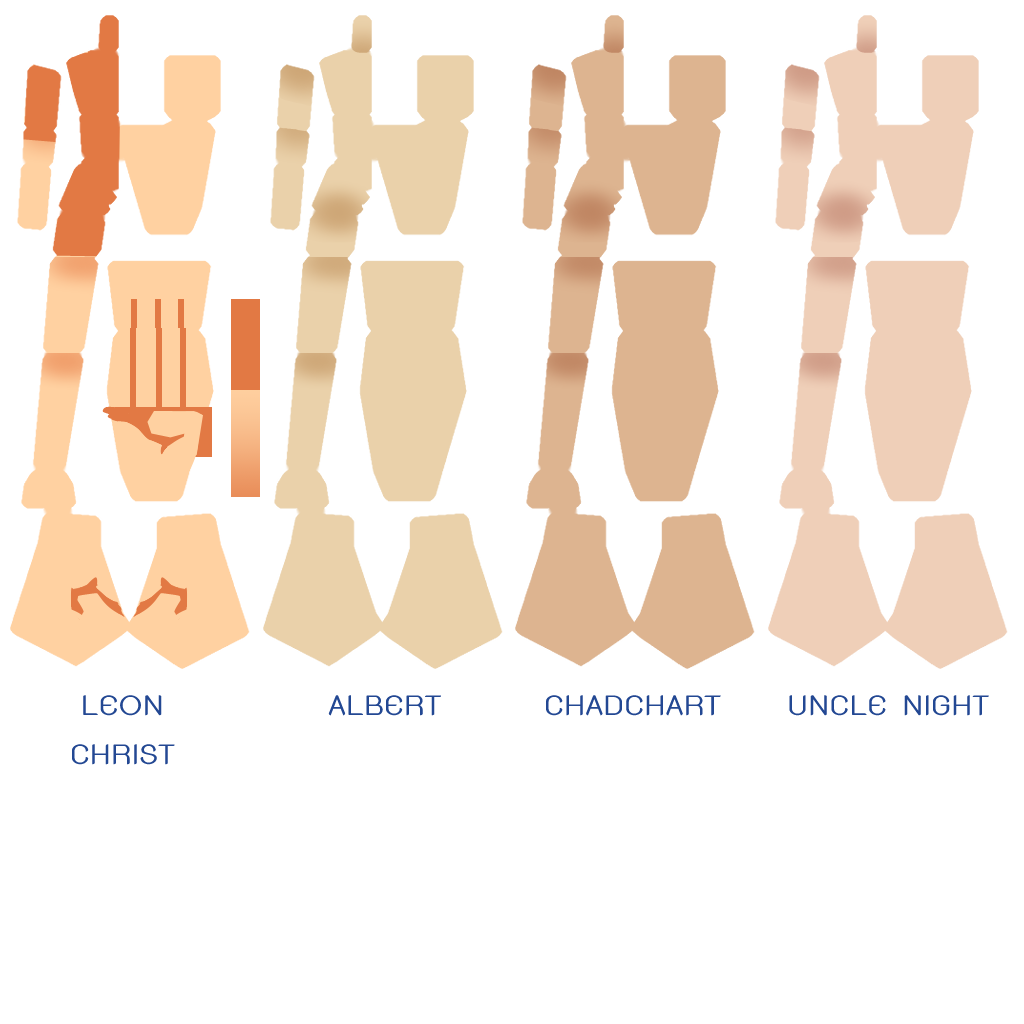
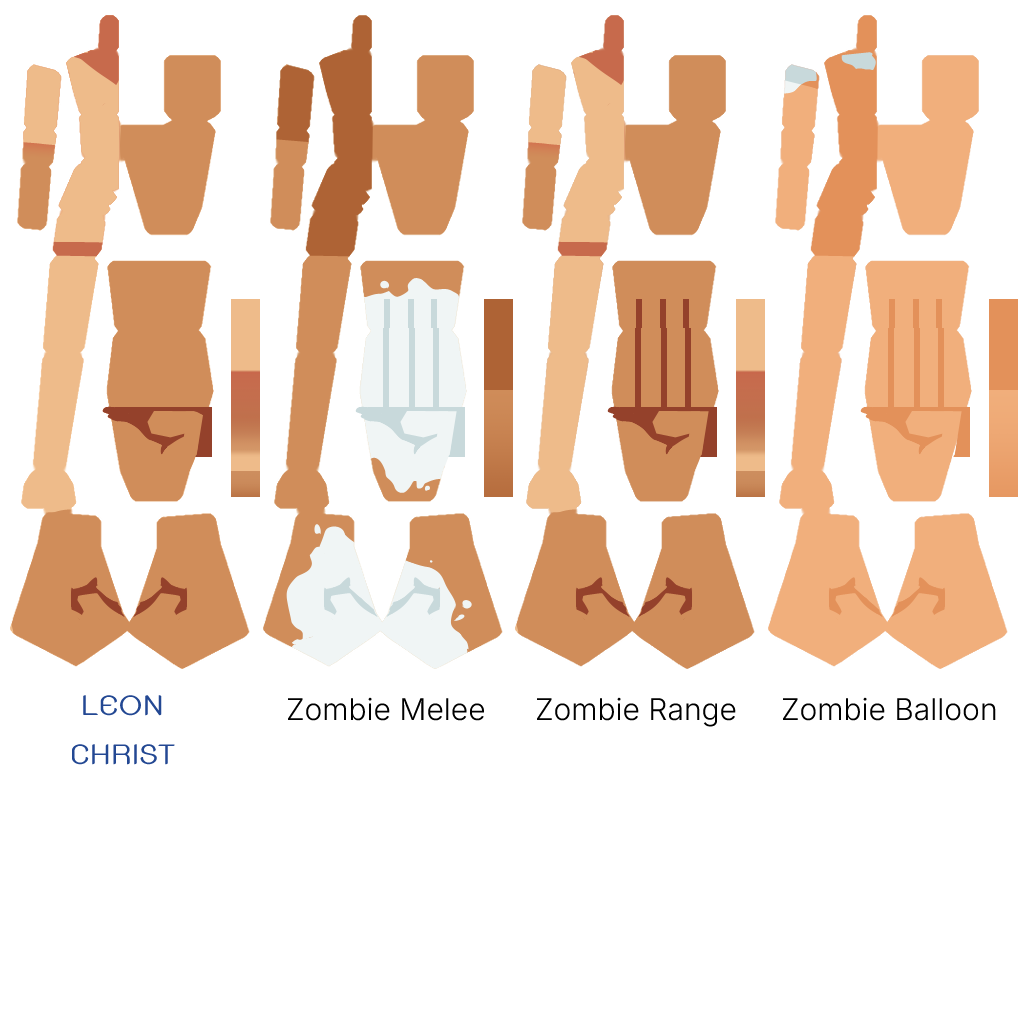
Layered file, before and after one edit (1024 × 1024). Changes by layer:
showed group "Folder 1" (2 layers) over box(16, 22, 260, 663)
added group "zombie range" (1st of 2) with 12 layers above "zombie range" over box(505, 15, 776, 698)
added layer "Layer 6 Copy 3" in group "zombie range" over box(719, 382, 765, 555)
added layer "Layer 1 Copy 3" in group "zombie range" over box(505, 15, 761, 698)
added layer "Base Male Body-1 Copy 3" in group "zombie range" over box(515, 15, 755, 669)
added group "zombie range" (2nd of 2) with 12 layers above "Zombie melee Copy 2" over box(10, 15, 271, 669)
added layer "Layer 6 Copy 2" in group "zombie range" over box(214, 382, 260, 555)
added layer "Layer 1 Copy 2" in group "zombie range" over box(10, 15, 256, 669)
added layer "Base Male Body-1 Copy 2" in group "zombie range" over box(10, 15, 250, 669)
added group "Zombie melee Copy 2" with 12 layers above "Zombie Balloon" over box(263, 15, 513, 669)
added layer "Layer 14 Copy" in group "Zombie melee Copy 2" over box(381, 403, 447, 662)
added layer "Layer 1 Copy 5" in group "Zombie melee Copy 2" over box(272, 15, 382, 257)
added layer "Layer 13 Copy" in group "Zombie melee Copy 2" over box(273, 244, 478, 669)
added layer "Base Male Body-1 Copy 5" in group "Zombie melee Copy 2" over box(263, 15, 503, 669)
added group "Zombie Balloon" (2nd of 2) with 7 layers above "Zombie melee Copy" over box(768, 15, 1018, 669)
added layer "Layer 8 Copy 2" in group "Zombie Balloon" over box(828, 299, 970, 620)
added layer "Layer 1 Copy" in group "Zombie Balloon" over box(775, 15, 887, 257)
added layer "Base Male Body-1 Copy" in group "Zombie Balloon" over box(768, 15, 1008, 669)
added group "Folder 2" with 9 layers over box(10, 15, 1008, 727)
moved "Layer 6" into group "Folder 2" over box(214, 382, 283, 555)
moved "Layer 1" into group "Folder 2" over box(19, 15, 129, 257)
moved "Base Male Body-1" into group "Folder 2" over box(10, 15, 1008, 727)
…and 36 more changes (30 added, 6 stack)
